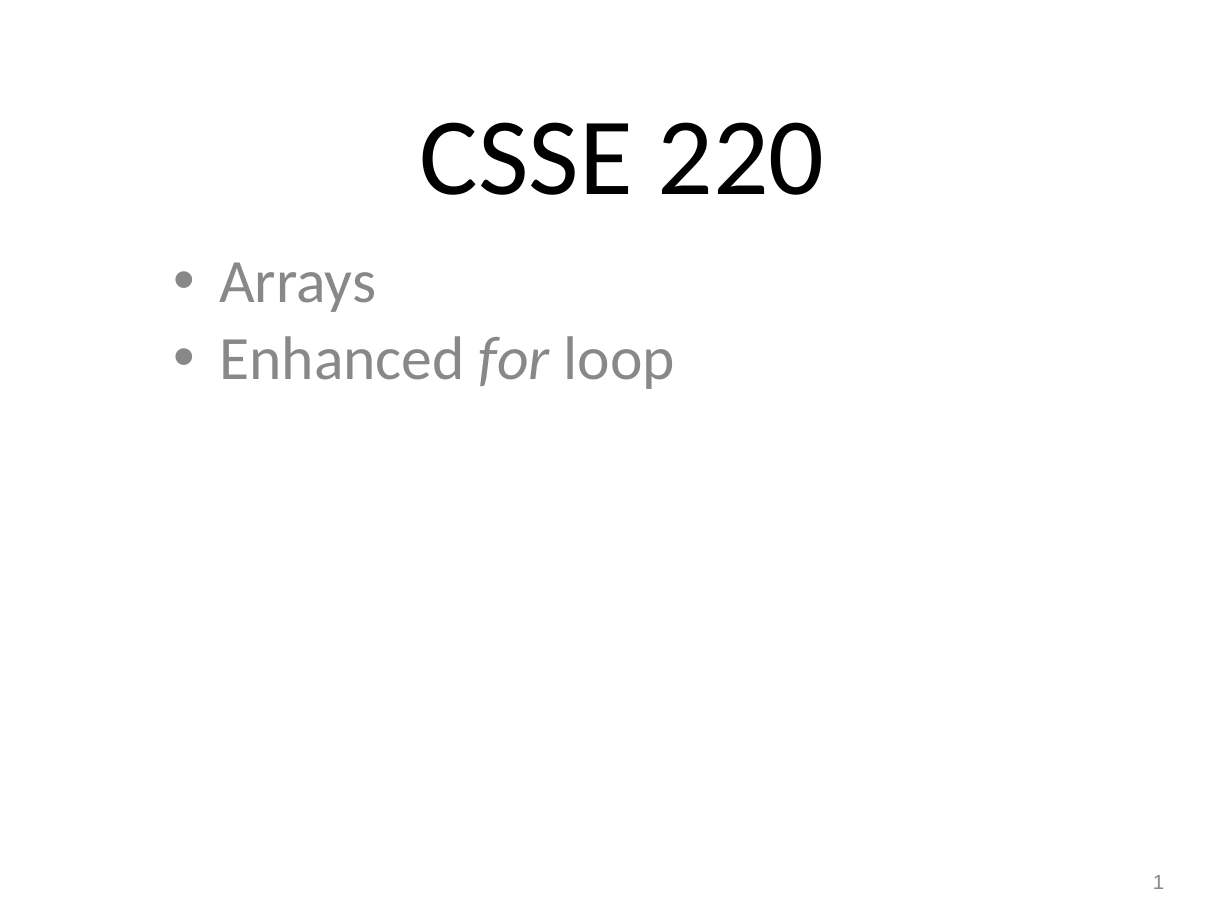
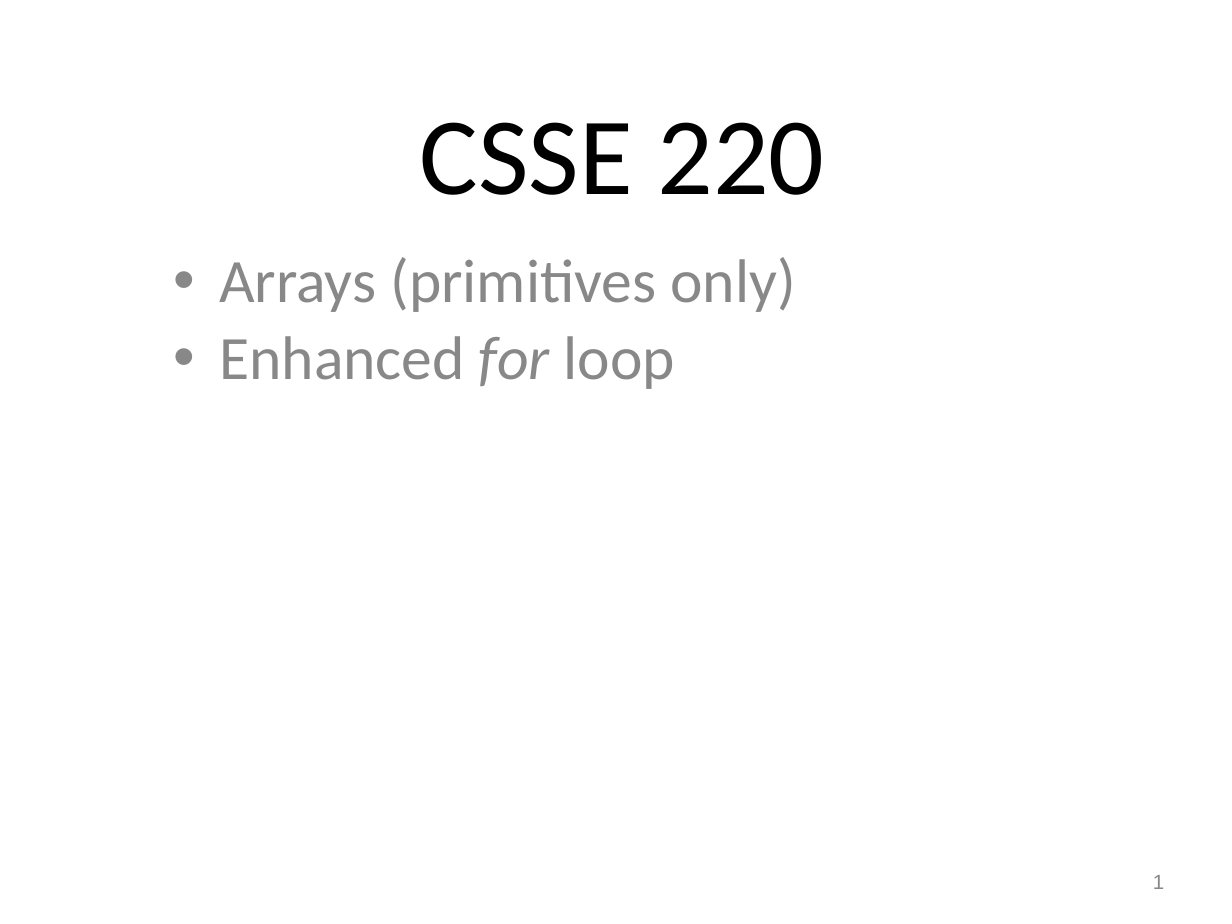
Before and after one commit to RHIT-CSSE/csse220, a slide deck: slide 1 of ClassMaterials/ArraysAnd2DArrays/Slides/Part2-JavaBuiltInArrays.pptx. Drawn at 1232x924 pixels with LibreOffice and Linux fonts; fonts in the diff are those of the drawing. Boxes give left, top, right and bottom in pixels: in the first picture for what was removed or moved away, otherwise in the second. Text is boxed around its words. In the diff, an @@ line names an element or a change of style, - is before the commit and + after.

```diff
--- a/ClassMaterials/ArraysAnd2DArrays/Slides/Part2-JavaBuiltInArrays.pptx
+++ b/ClassMaterials/ArraysAnd2DArrays/Slides/Part2-JavaBuiltInArrays.pptx
@@ text at box(219, 257, 795, 312): text changed @@
-• Arrays
+• Arrays (primitives only)
```
Also in this commit, not shown: 3 other slides changed, 1 slide removed, 12 other files.
